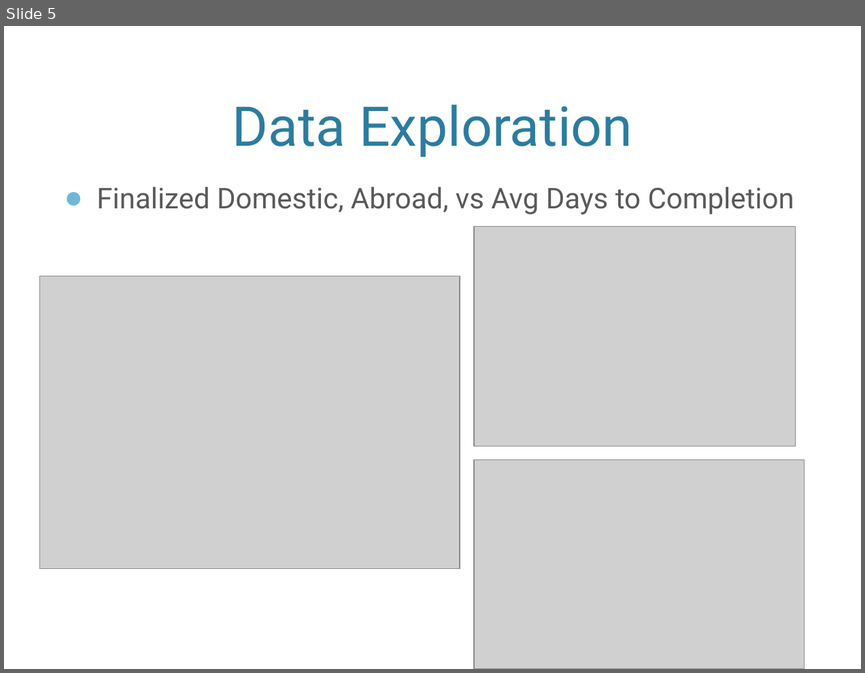
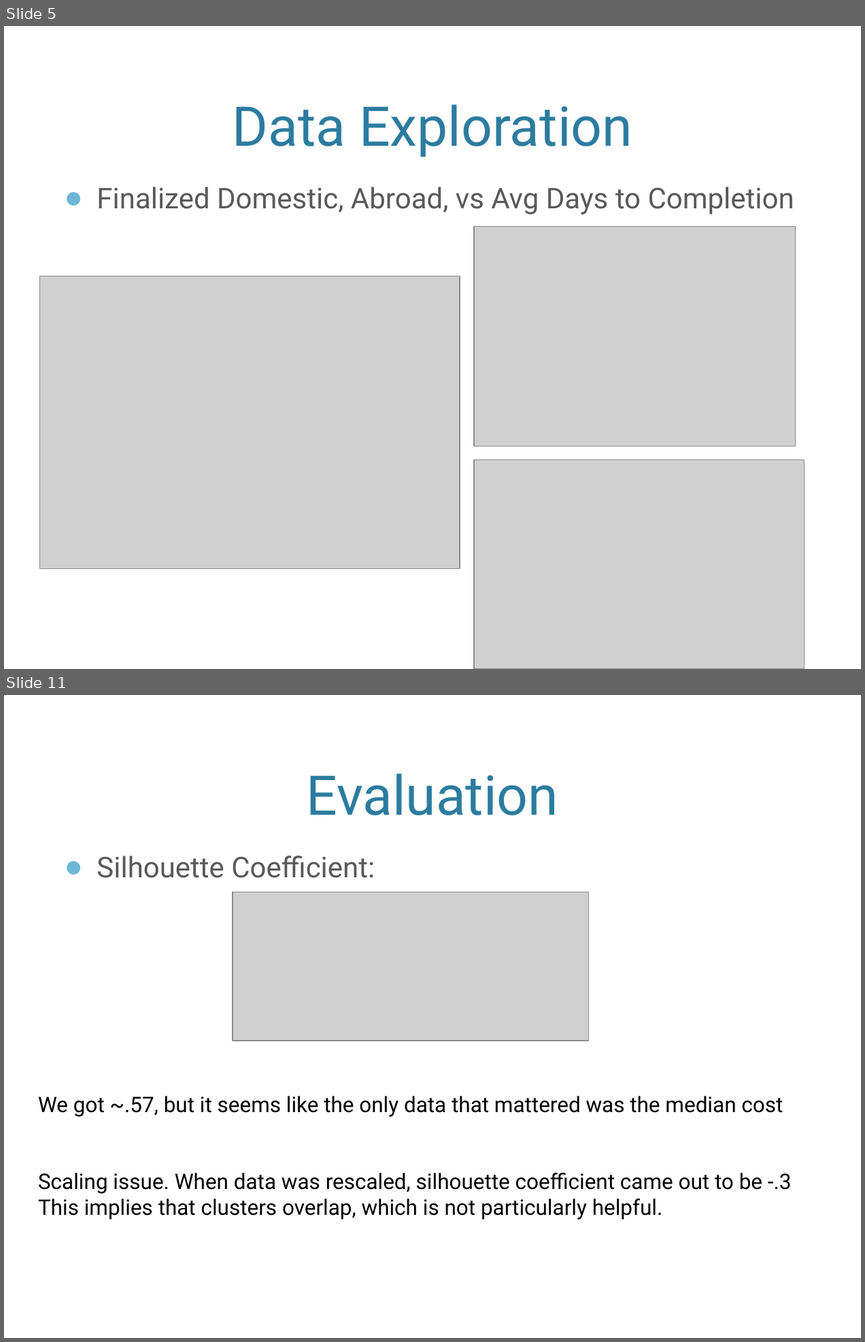
Before and after one commit to mgreese/Dat6-students, a slide deck: reese/Adoption_Presentation.pptx. Shown one above the other, each under a label of ours: slide 5 before the commit, slides 5 and 11 after it; the slides between them are not shown. The pictures are 865x673 and 865x1342 pixels, drawn with LibreOffice and Linux fonts; fonts in the diff are those of the drawing; grey boxes stand for pictures; background and template pictures are left out. Boxes give left, top, right and bottom in pixels: in the first picture for what was removed or moved away, otherwise in the second. Text is boxed around its words. In the diff, an @@ line names an element or a change of style, - is before the commit and + after.

```diff
--- a/reese/Adoption_Presentation.pptx
+++ b/reese/Adoption_Presentation.pptx
@@ slide 11 added at box(4, 695, 861, 1338), background picture (left out) @@
@@ title added at box(306, 773, 558, 815), 46 pt, text #2C7C9F @@
+Evaluation
@@ text added at box(96, 855, 375, 878), 24 pt, text #595959 @@
+● Silhouette Coefficient:
@@ picture added at box(232, 892, 589, 1040) @@
@@ text added at box(38, 1096, 791, 1219), 18 pt, text #000000 @@
+We got ~.57, but it seems like the only data that mattered was the median cost
+Scaling issue. When data was rescaled, silhouette coefficient came out to be -.3
+This implies that clusters overlap, which is not particularly helpful.
```
Also in this commit, not shown: 2 slides changed, 10 other slides added, 1 other file.
